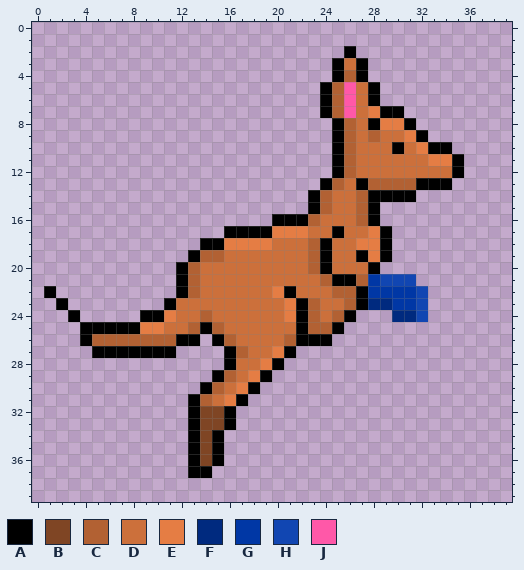
Pixel-art sprite, stored at sprites/spr_playerB_up/layers/217c109f-cc84-487e-9685-a97f26898eab/957d0d6a-c508-4bf8-b0a4-4cb63943d5a9.png. Above is the file before it was changed.
The file is 40x40 pixels. Colours within 5 levels of each other are drawn and written as one.
Palette (. is transparent): A #000000  B #7f4524  C #b26133  D #cc703b  E #e57d44  F #002a7f  G #0037a5  H #1146b2  J #ff58a8
Pixels before, first column x 1:
 2 .........................A.........
 3 ........................ADA........
 4 ........................ACA........
 5 .......................ACJDA.......
 6 .......................ACJDA.......
 7 .......................ACJDEAA.....
 8 ........................ACDAEEA....
 9 ........................ACDCDDEA...
10 ........................ACDDDADEAA.
11 ........................ACDDDDDDEEA
12 ........................ACDDDDDDDDA
13 .......................ACDACCCCAAA.
14 ......................ACDDCAAAA....
15 ......................ACDDCA.......
16 ...................AAACDDDCA.......
17 ...............AAAAEEEDDADDEA......
18 .............AAEEEEDDDCADDEEA......
19 ............ACCDDDDDDDCADDAEA......
20 ...........ACDDDDDDDDDCADDDA.......
21 ...........ACDDDDDDDDDDCAACGHHH....
22 A..........ACDDDDDDEADDDCCAGGGGH...
23 .A........ADDDDDDDDDEACDDCAFFGGH...
24 ..A.....AAEDDCDDDDDDEACDCA...FFH...
25 ...AAAAAEEDDCACDDDDDDACCA..........
26 ...ACCCCCCCAA.ACDDDDCAAA...........
27 ....AAAAAAA....ACDDEA..............
28 ...............ADDEA...............
29 ..............ACDEA................
30 .............ACDEA.................
31 ............ACDEA..................
32 ............ABBA...................
33 ............ABBA...................
34 ............ABA....................
35 ............ABA....................
36 ............ABA....................
37 ............AA.....................
The same view after the edit:
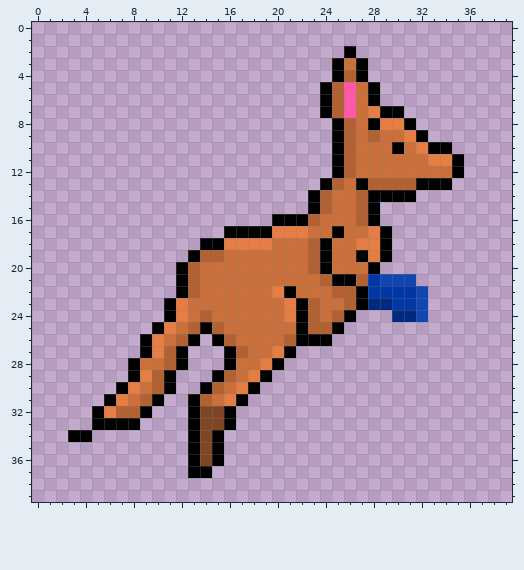
Difference:
Changed rows in their new state; - is an unchanged pixel.
first column x 1:
22 .-----------
23 -.---------E
24 --.-----..AE
25 ---......AE-
26 ---.....AEDC
27 ----....-ECA
28 -------ADDCA
29 -------AECA-
30 ------AEDCA-
31 -----AEDCA--
32 ----AECCA---
33 ----AAAA----
34 --AA--------
